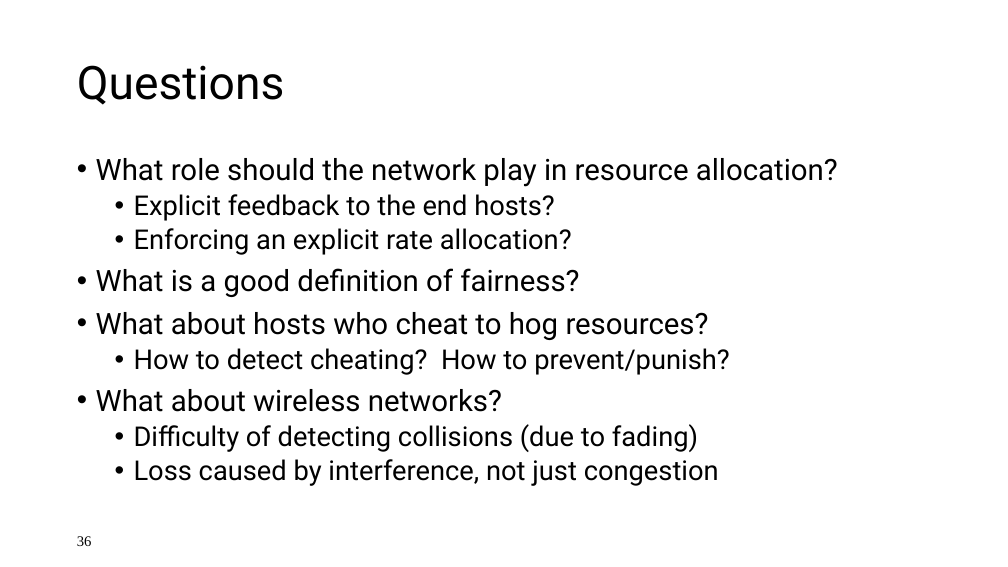
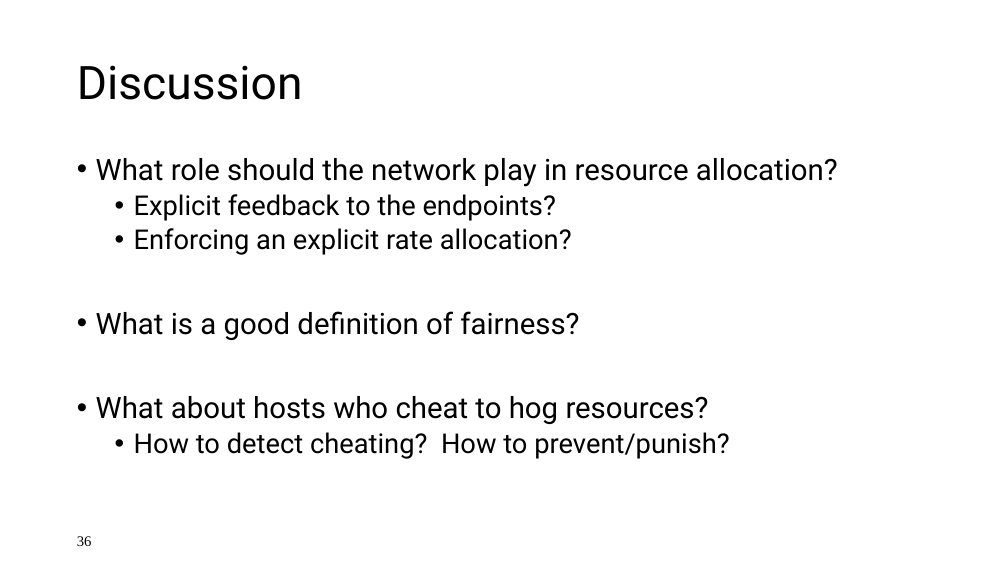
Before and after one commit to ngsrinivas/coursegen, a slide deck: slide 36 of ex/552-F19/lectures/02-architecture.pptx. Drawn at 1008x567 pixels with LibreOffice and Linux fonts; fonts in the diff are those of the drawing. Boxes give left, top, right and bottom in pixels: in the first picture for what was removed or moved away, otherwise in the second. Text is boxed around its words. In the diff, an @@ line names an element or a change of style, - is before the commit and + after.

```diff
--- a/ex/552-F19/lectures/02-architecture.pptx
+++ b/ex/552-F19/lectures/02-architecture.pptx
@@ title at <box>77,65,303,100</box>: text changed @@
-Questions
+Discussion
@@ text at <box>134,194,556,221</box>: text changed @@
-  • Explicit feedback to the end hosts?
+  • Explicit feedback to the endpoints?
@@ text at <box>96,389,719,486</box>: paragraphs removed @@
-• What about wireless networks?
-  • Difficulty of detecting collisions (due to fading)
-  • Loss caused by interference, not just congestion
```
Also in this commit, not shown: 16 other slides changed, 9 slides added, 18 slides removed, 4 other files.
